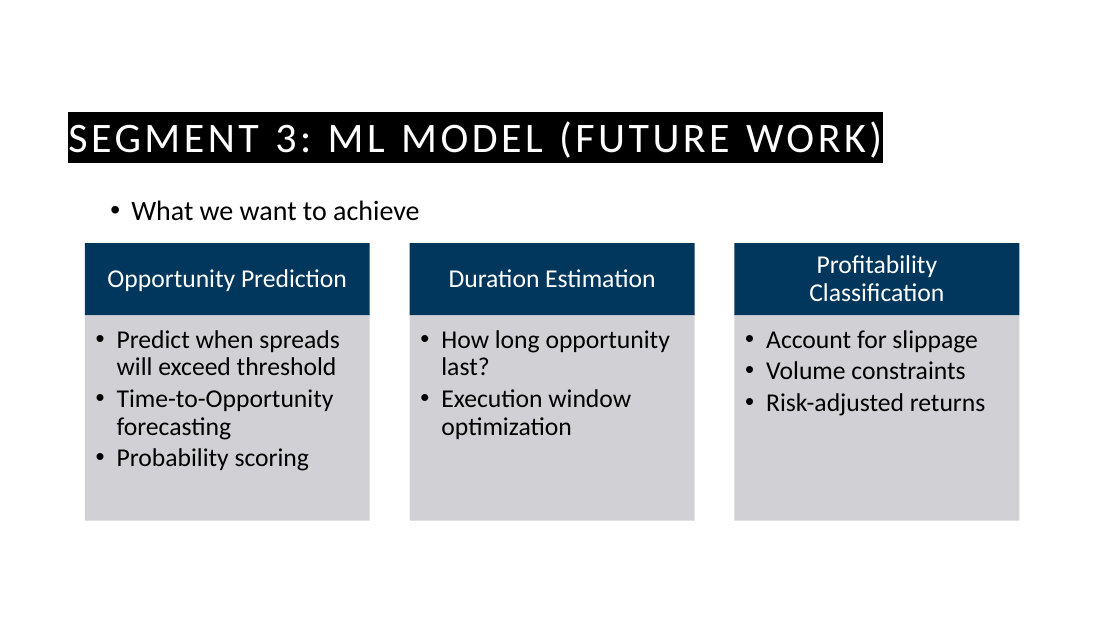
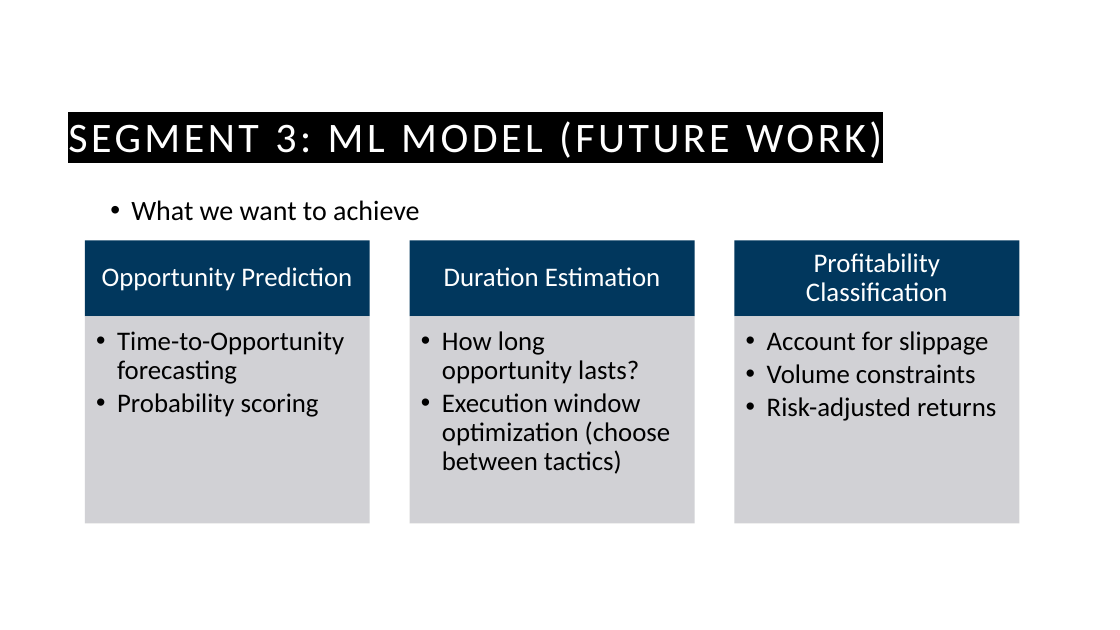
Before and after one commit to guyHarem/TAU_DS_Project, a slide deck: slide 16 of Presentations/Cryto Arbitrage P2.pptx (slide 13 before the commit). Drawn at 1120x630 pixels with LibreOffice and Linux fonts; fonts in the diff are those of the drawing; background and template pictures are left out. Boxes give left, top, right and bottom in pixels: in the first picture for what was removed or moved away, otherwise in the second. Text is boxed around its words. In the diff, an @@ line names an element or a change of style, - is before the commit and + after.

```diff
--- a/Presentations/Cryto Arbitrage P2.pptx
+++ b/Presentations/Cryto Arbitrage P2.pptx
@@ rectangle: place and size @@
-rectangle at box(85, 244, 370, 316)
+rectangle at box(85, 240, 370, 316)
@@ rectangle: place and size @@
-rectangle at box(410, 244, 695, 316)
+rectangle at box(410, 240, 695, 316)
@@ rectangle: place and size @@
-rectangle at box(734, 244, 1019, 316)
+rectangle at box(734, 240, 1019, 316)
@@ size 22 to 23 pt in 5 elements at box(767, 331, 996, 421), box(102, 267, 352, 291), box(444, 267, 660, 287), box(806, 253, 948, 302), box(117, 331, 344, 417) @@
@@ text at box(117, 330, 340, 375): paragraph removed @@
-  • Predict when spreads will exceed threshold
@@ text at box(442, 331, 671, 474): text changed; size 22 to 23 pt @@
-  • How long opportunity last?
-  • Execution window optimization
+  • How long opportunity lasts?
+  • Execution window optimization (choose between tactics)
```
Also in this commit, not shown: 6 other slides changed, 3 slides added, 1 other file.
